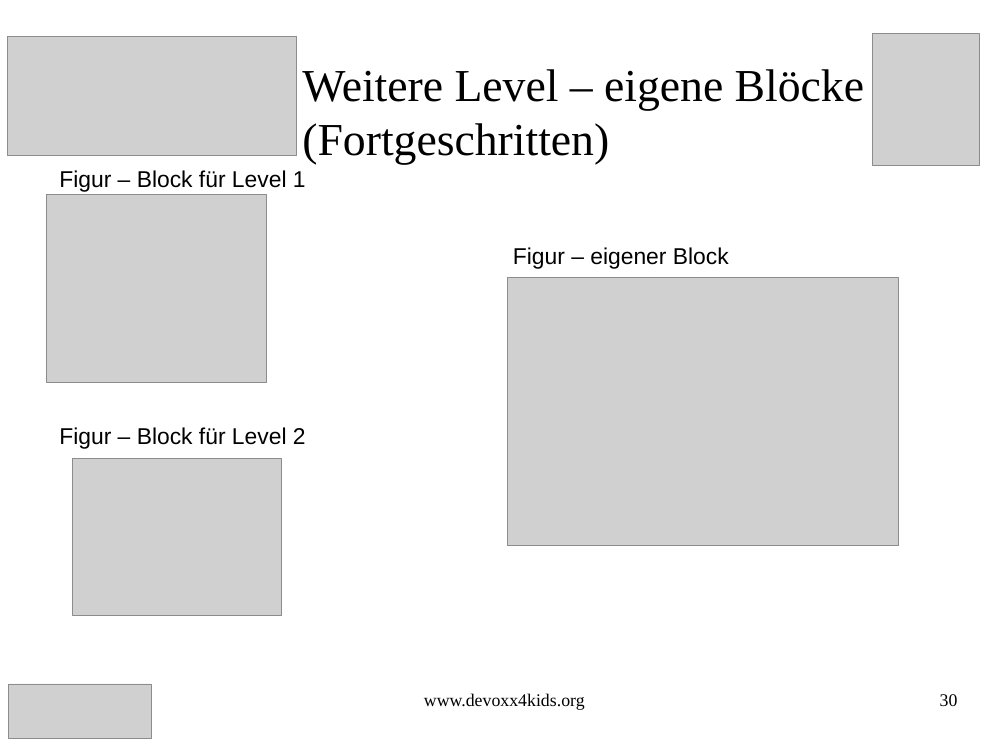
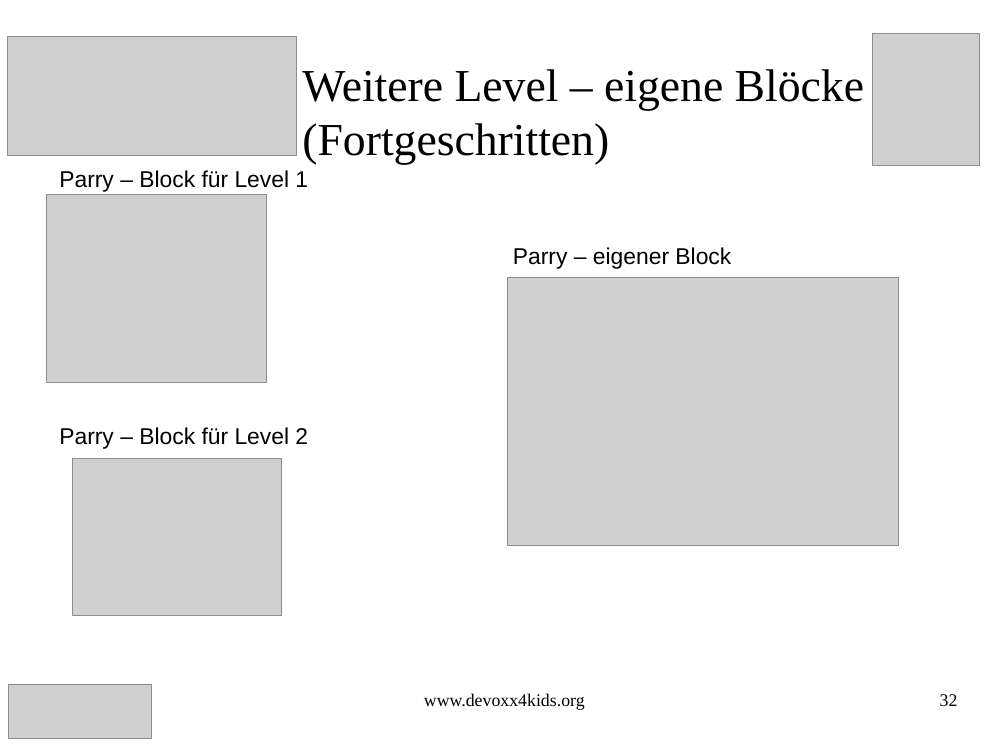
Before and after one commit to Devoxx4KidsDE/workshop-scratch, a slide deck: slide 32 of flyingBird/FlyingBird_Scratch_Aufgaben.odp (slide 30 before the commit). Drawn at 1008x756 pixels with LibreOffice and Linux fonts; fonts in the diff are those of the drawing; grey boxes stand for pictures. Boxes give left, top, right and bottom in pixels: in the first picture for what was removed or moved away, otherwise in the second. Text is boxed around its words. In the diff, an @@ line names an element or a change of style, - is before the commit and + after.

```diff
--- a/flyingBird/FlyingBird_Scratch_Aufgaben.odp
+++ b/flyingBird/FlyingBird_Scratch_Aufgaben.odp
@@ text at (59,170,308,192): text changed @@
-Figur – Block für Level 1
+Parry – Block für Level 1
@@ text at (513,247,731,269): text changed @@
-Figur – eigener Block
+Parry – eigener Block
@@ text at (59,427,308,449): text changed @@
-Figur – Block für Level 2
+Parry – Block für Level 2
@@ page number at (940,694,958,706): text changed @@
-30
+32
```
Also in this commit, not shown: 28 other slides changed, 4 slides added, 2 slides removed, 2 other files.
